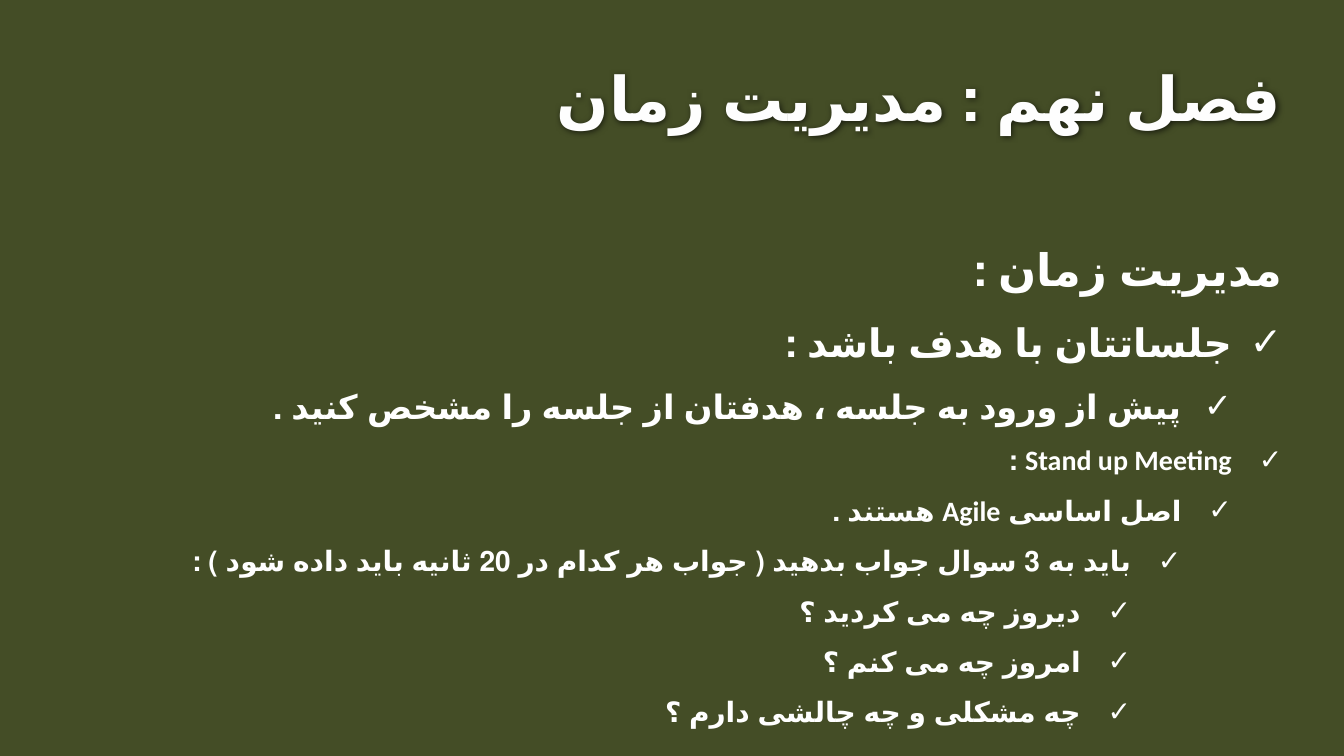
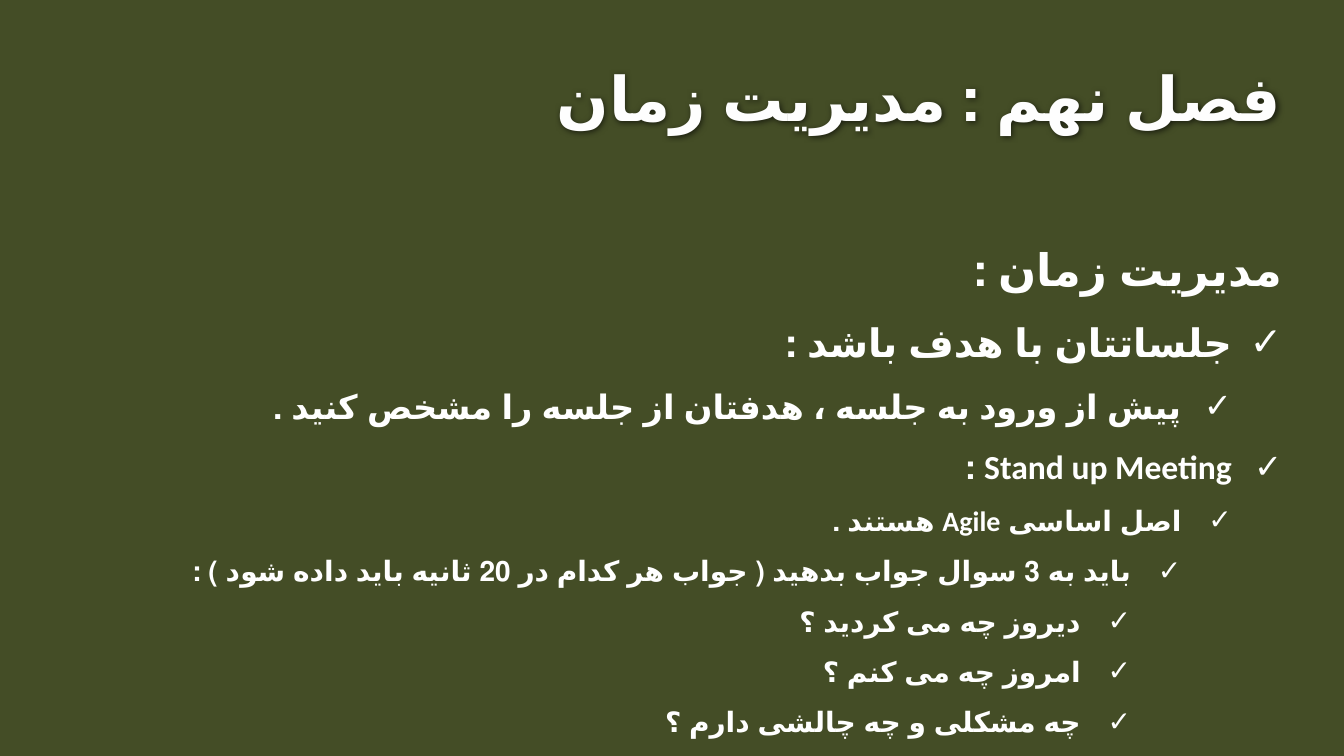
Before and after one commit to RezaPouya/TheCleanCoderPresentaion, a slide deck: slide 56 of The Clean Coder.pptx. Drawn at 1344x756 pixels with LibreOffice and Linux fonts; fonts in the diff are those of the drawing; background and template pictures are left out. Boxes give left, top, right and bottom in pixels: in the first picture for what was removed or moved away, otherwise in the second. Text is boxed around its words. In the diff, an @@ line names an element or a change of style, - is before the commit and + after.

Commit message:
changes

```diff
--- a/The Clean Coder.pptx
+++ b/The Clean Coder.pptx
@@ text at (984,455,1232,485): size 20 to 24 pt in "Stand up Meeting :" @@
```
Also in this commit, not shown: 3 other slides changed.
